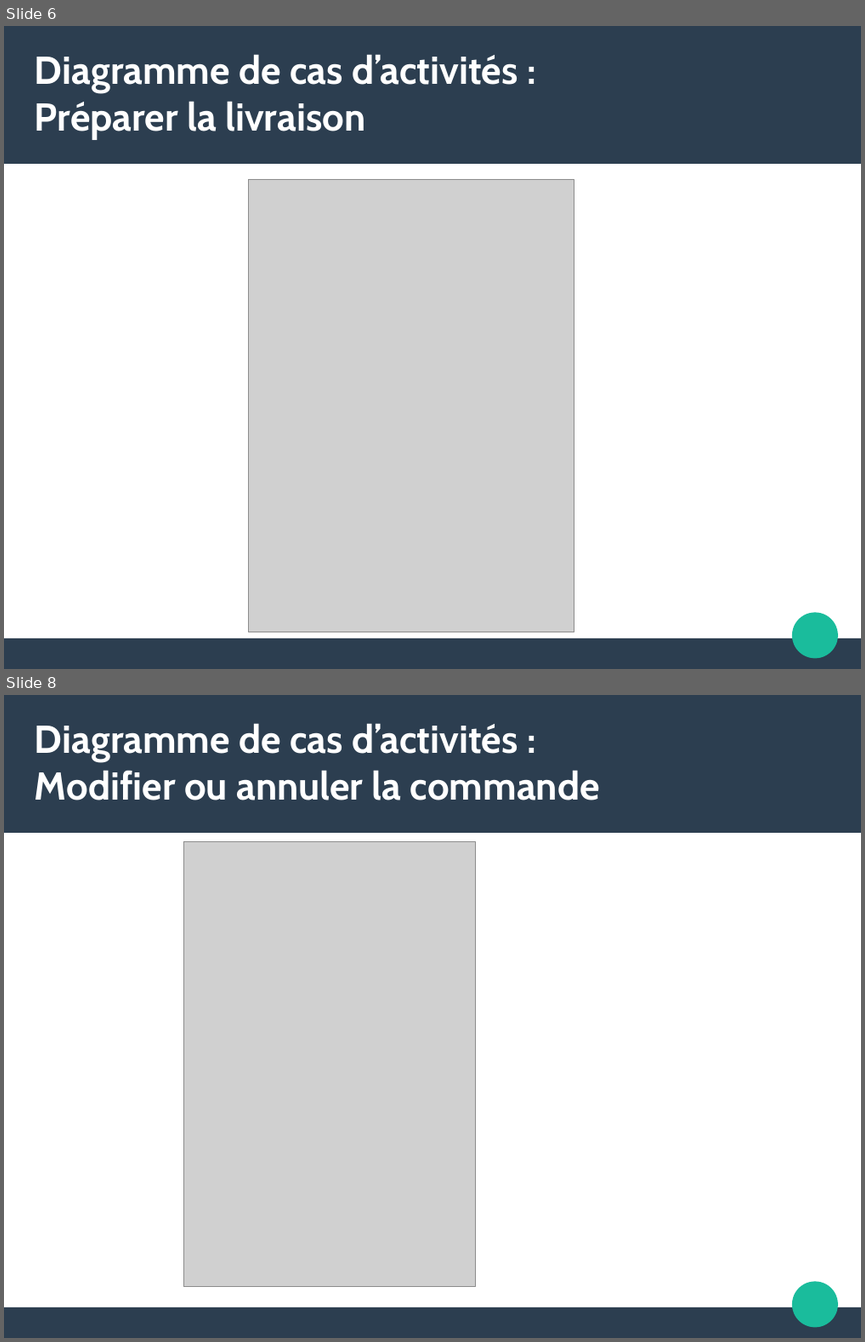
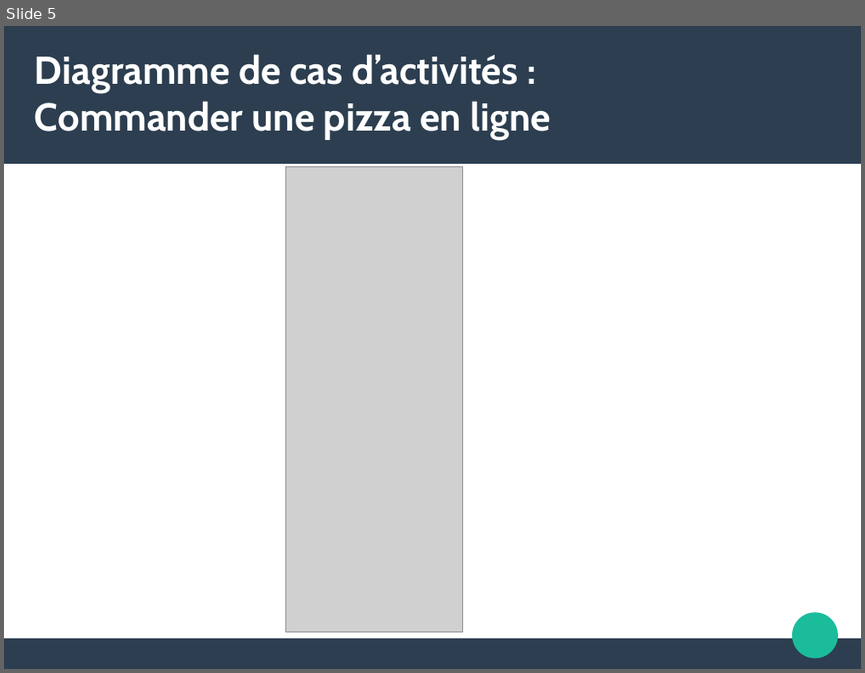
Before and after one commit to Wanbli83470/P4, a slide deck: presentation/SLIDE.odp. Shown one above the other, each under a label of ours: slides 6 and 8 before the commit, slide 5 after it; the slides between them are not shown. The pictures are 865x1342 and 865x673 pixels, drawn with LibreOffice and Linux fonts; fonts in the diff are those of the drawing; grey boxes stand for pictures. Boxes give left, top, right and bottom in pixels: in the first picture for what was removed or moved away, otherwise in the second. Text is boxed around its words. In the diff, an @@ line names an element or a change of style, - is before the commit and + after.

```diff
--- a/presentation/SLIDE.odp
+++ b/presentation/SLIDE.odp
@@ slide 8 removed at (x1=4, y1=695, x2=861, y2=1338), background #FFFFFF; not listed: 3 template elements that a slide beside it also shows @@
@@ title removed at (x1=35, y1=723, x2=600, y2=800) @@
-Diagramme de cas d’activités :
-Modifier ou annuler la commande
@@ picture removed at (x1=183, y1=842, x2=475, y2=1286) @@
@@ what was slide 6 is now slide 5 @@
@@ slide 5 changed as well @@
@@ title at (x1=35, y1=54, x2=551, y2=141): text changed @@
-Diagramme de cas d’activités :
-Préparer la livraison
+Diagramme de cas d’activités :
+Commander une pizza en ligne
@@ picture resized from (x1=249, y1=179, x2=574, y2=632) to (x1=285, y1=167, x2=463, y2=632) @@
```
Also in this commit, not shown: 2 other slides changed, 4 slides added, 4 other slides removed, 5 other files.
